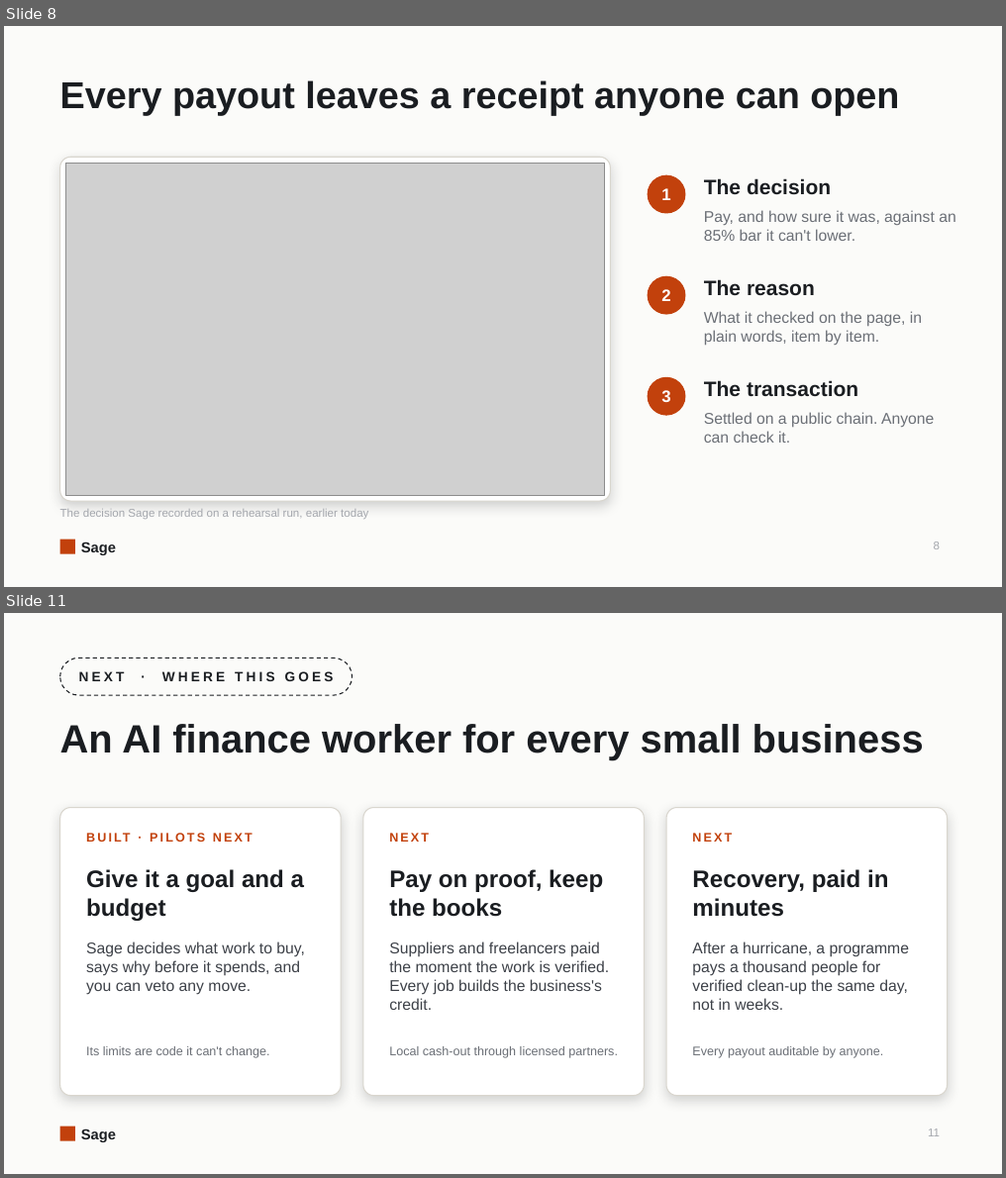
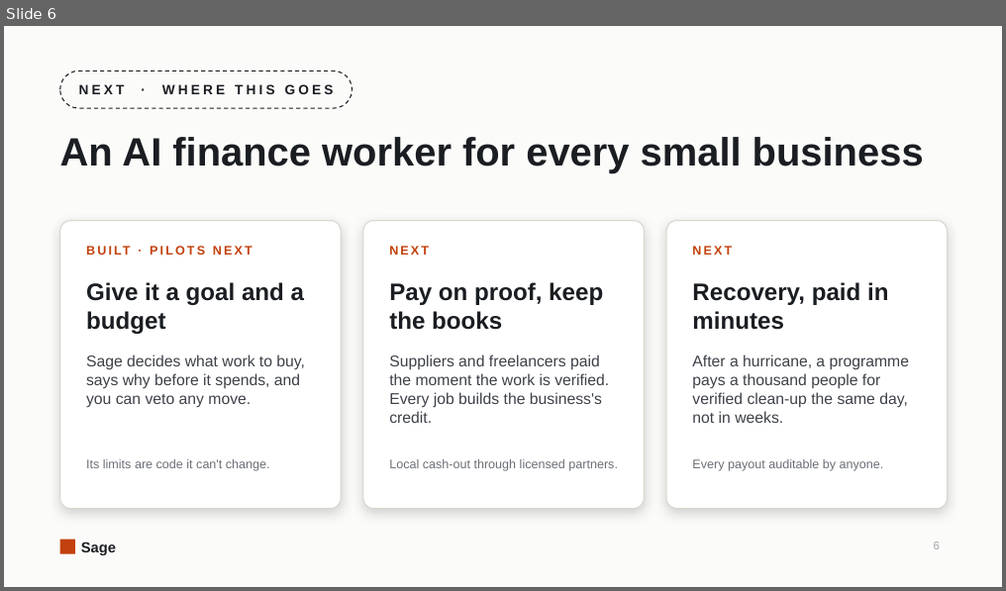
Before and after one commit to shariqazeem/sage, a slide deck: docs/fc/demo-day/Sage-DemoDay.pptx. Shown one above the other, each under a label of ours: slides 8 and 11 before the commit, slide 6 after it; the slides between them are not shown. The pictures are 1006x1178 and 1006x591 pixels, drawn with LibreOffice and Linux fonts; fonts in the diff are those of the drawing; grey boxes stand for pictures. Boxes give left, top, right and bottom in pixels: in the first picture for what was removed or moved away, otherwise in the second. Text is boxed around its words. In the diff, an @@ line names an element or a change of style, - is before the commit and + after.

```diff
--- a/docs/fc/demo-day/Sage-DemoDay.pptx
+++ b/docs/fc/demo-day/Sage-DemoDay.pptx
@@ slide 8 removed at box(4, 26, 1002, 587), background #FBFBF9; not listed: 2 template elements that a slide beside it also shows @@
@@ text removed at box(60, 80, 899, 115) @@
-Every payout leaves a receipt anyone can open
@@ rounded rectangle removed at box(60, 157, 611, 501) @@
@@ picture removed at box(66, 163, 604, 495) @@
@@ ellipse removed at box(648, 175, 685, 213) @@
@@ text removed at box(661, 188, 670, 200) @@
-1
@@ text removed at box(704, 178, 831, 195) @@
-The decision
@@ text removed at box(704, 210, 956, 241) @@
-Pay, and how sure it was, against an 85% bar it can't lower.
@@ ellipse removed at box(648, 276, 685, 314) @@
@@ text removed at box(661, 289, 670, 301) @@
-2
@@ text removed at box(704, 279, 815, 296) @@
-The reason
@@ text removed at box(704, 311, 922, 346) @@
-What it checked on the page, in plain words, item by item.
@@ ellipse removed at box(648, 377, 685, 415) @@
@@ text removed at box(704, 380, 858, 397) @@
-The transaction
@@ text removed at box(661, 390, 670, 402) @@
-3
@@ text removed at box(704, 412, 934, 443) @@
-Settled on a public chain. Anyone can check it.
@@ text removed at box(60, 509, 368, 519) @@
-The decision Sage recorded on a rehearsal run, earlier today
@@ page number removed at box(934, 542, 940, 550) @@
-8
@@ what was slide 11 is now slide 6 @@
@@ page number at box(934, 542, 940, 550): text changed @@
-11
+6
```
Also in this commit, not shown: 5 slides changed, 4 other slides removed, 8 other files.
